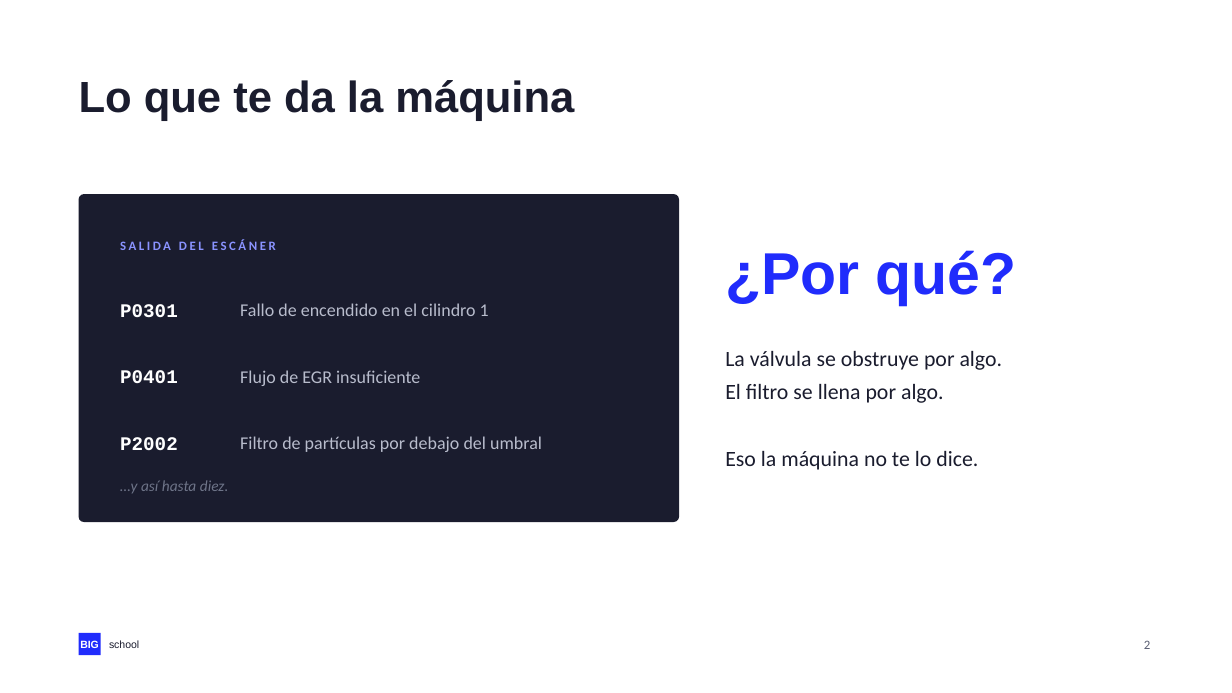
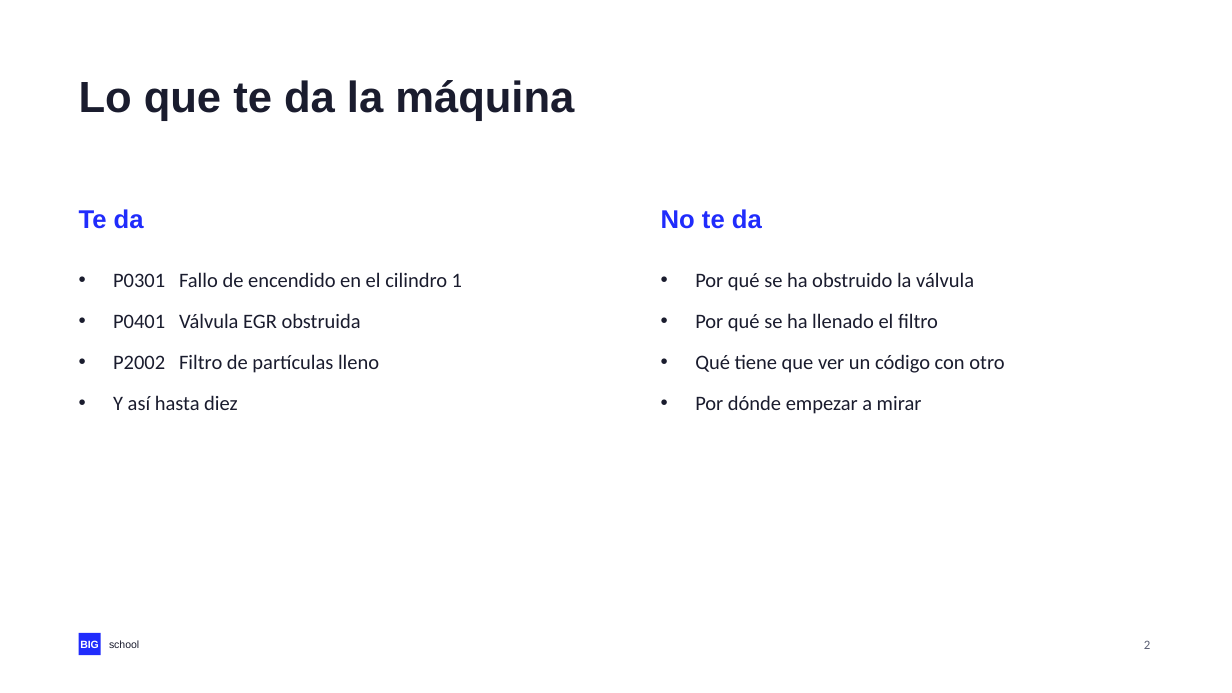
Before and after one commit to NovilloQuinta/intelligent-automotive-diagnostics, a slide deck: slide 2 of docs/presentacion/tfm-intelligent-automotive-diagnostics.pptx. Drawn at 1232x693 pixels with LibreOffice and Linux fonts; fonts in the diff are those of the drawing. Boxes give left, top, right and bottom in pixels: in the first picture for what was removed or moved away, otherwise in the second. Text is boxed around its words. In the diff, an @@ line names an element or a change of style, - is before the commit and + after.

```diff
--- a/docs/presentacion/tfm-intelligent-automotive-diagnostics.pptx
+++ b/docs/presentacion/tfm-intelligent-automotive-diagnostics.pptx
@@ rounded rectangle removed at box(79, 194, 679, 522) @@
@@ text added at box(79, 209, 144, 229), 20 pt, text #202CFC, bold @@
+Te da
@@ text added at box(661, 209, 762, 229), 20 pt, text #202CFC, bold @@
+No te da
@@ text removed at box(120, 240, 276, 250) @@
-SALIDA DEL ESCÁNER
@@ text removed at box(725, 250, 1017, 305) @@
-¿Por qué?
@@ text added at box(113, 272, 462, 410), 16 pt, text #1A1C2E @@
+• P0301 Fallo de encendido en el cilindro 1
+• P0401 Válvula EGR obstruida
+• P2002 Filtro de partículas lleno
+• Y así hasta diez
@@ text added at box(695, 272, 1004, 414), 16 pt, text #1A1C2E @@
+• Por qué se ha obstruido la válvula
+• Por qué se ha llenado el filtro
+• Qué tiene que ver un código con otro
+• Por dónde empezar a mirar
@@ text removed at box(120, 304, 178, 317) @@
-P0301
@@ text removed at box(240, 303, 489, 316) @@
-Fallo de encendido en el cilindro 1
@@ text removed at box(725, 351, 1003, 470) @@
-La válvula se obstruye por algo.
-El filtro se llena por algo.
-Eso la máquina no te lo dice.
@@ text removed at box(120, 370, 178, 383) @@
-P0401
@@ text removed at box(240, 370, 420, 386) @@
-Flujo de EGR insuficiente
@@ text removed at box(120, 437, 178, 450) @@
-P2002
@@ text removed at box(240, 436, 542, 452) @@
-Filtro de partículas por debajo del umbral
@@ text removed at box(120, 480, 229, 493) @@
-…y así hasta diez.
```
Also in this commit, not shown: 1 other file.
